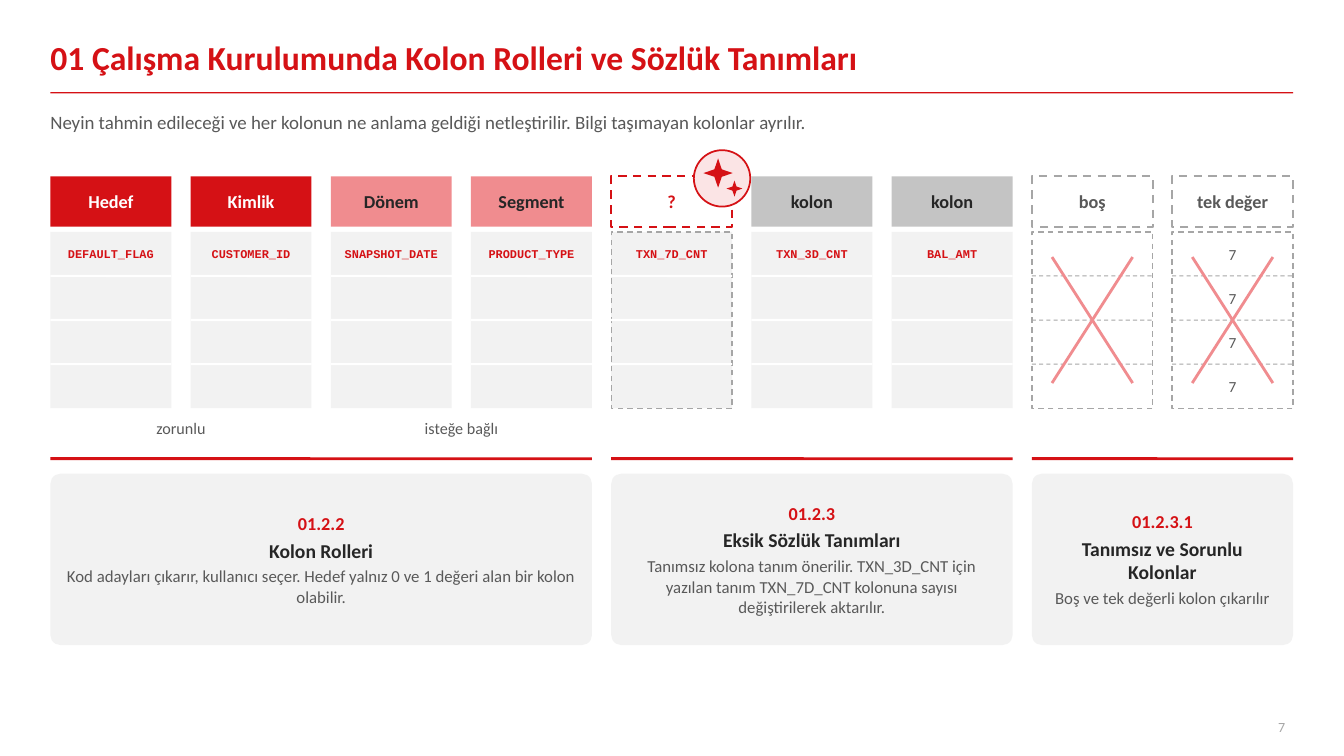
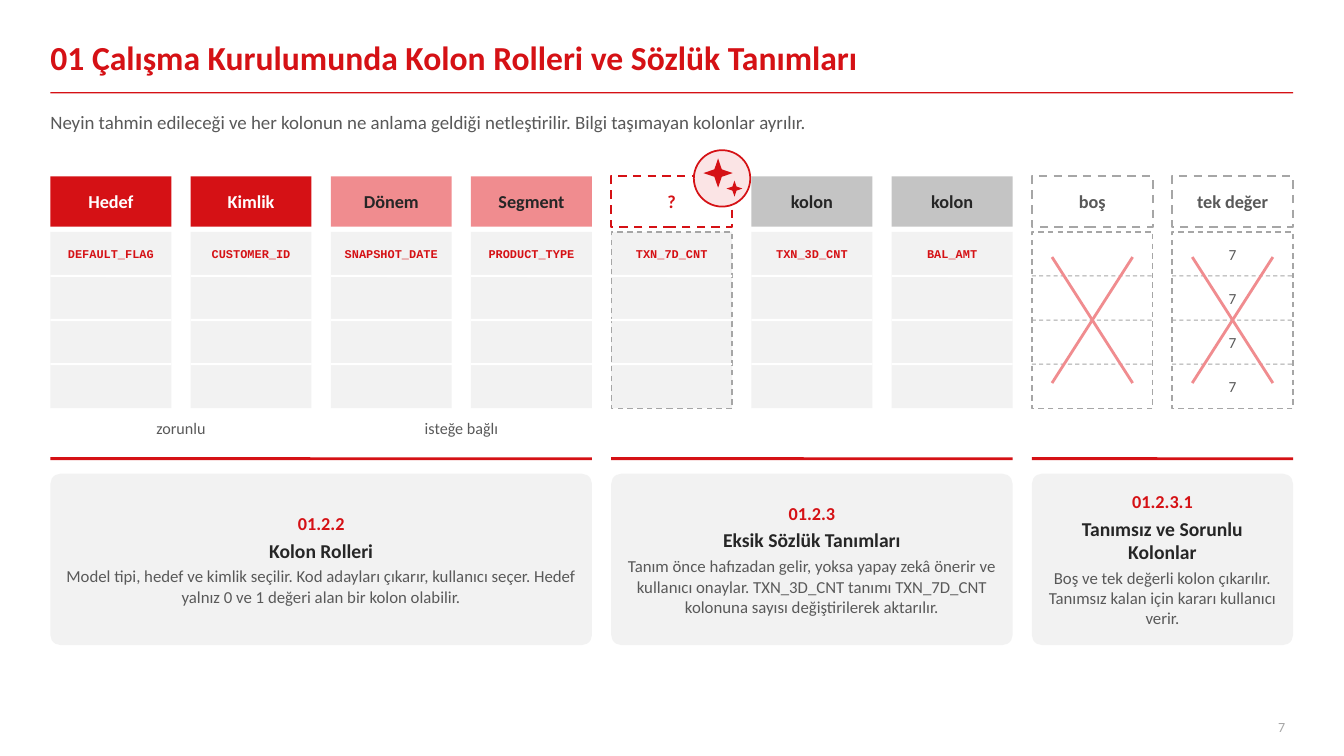
Before and after one commit to canmergen/amp, a slide deck: slide 7 of analitik_modelleme_platformu_GUNCEL/sunum/Platform_Sunum_Sade.pptx. Drawn at 1344x756 pixels with LibreOffice and Linux fonts; fonts in the diff are those of the drawing. Boxes give left, top, right and bottom in pixels: in the first picture for what was removed or moved away, otherwise in the second. Text is boxed around its words. In the diff, an @@ line names an element or a change of style, - is before the commit and + after.

```diff
--- a/analitik_modelleme_platformu_GUNCEL/sunum/Platform_Sunum_Sade.pptx
+++ b/analitik_modelleme_platformu_GUNCEL/sunum/Platform_Sunum_Sade.pptx
@@ text at (628, 560, 996, 616): text changed @@
-Tanımsız kolona tanım önerilir. TXN_3D_CNT için yazılan tanım TXN_7D_CNT kolonuna sayısı değiştirilerek aktarılır.
+Tanım önce hafızadan gelir, yoksa yapay zekâ önerir ve kullanıcı onaylar. TXN_3D_CNT tanımı TXN_7D_CNT kolonuna sayısı değiştirilerek aktarılır.
@@ text at (66, 570, 575, 606): text changed @@
-Kod adayları çıkarır, kullanıcı seçer. Hedef yalnız 0 ve 1 değeri alan bir kolon olabilir.
+Model tipi, hedef ve kimlik seçilir. Kod adayları çıkarır, kullanıcı seçer. Hedef yalnız 0 ve 1 değeri alan bir kolon olabilir.
@@ text at (1049, 572, 1276, 624): text changed @@
-Boş ve tek değerli kolon çıkarılır
+Boş ve tek değerli kolon çıkarılır. Tanımsız kalan için kararı kullanıcı verir.
```
Also in this commit, not shown: 12 other slides changed, 1 other file.
